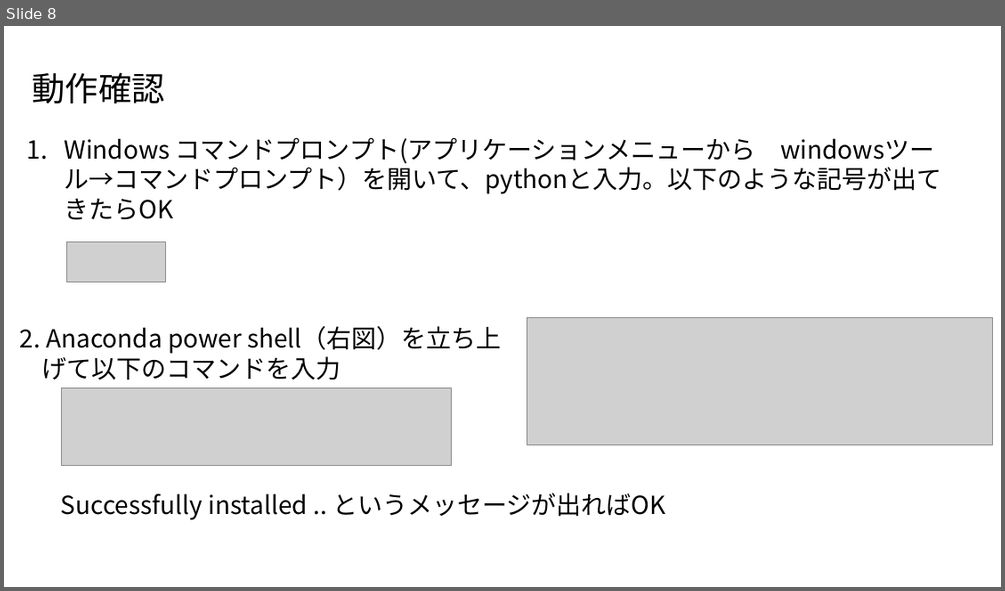
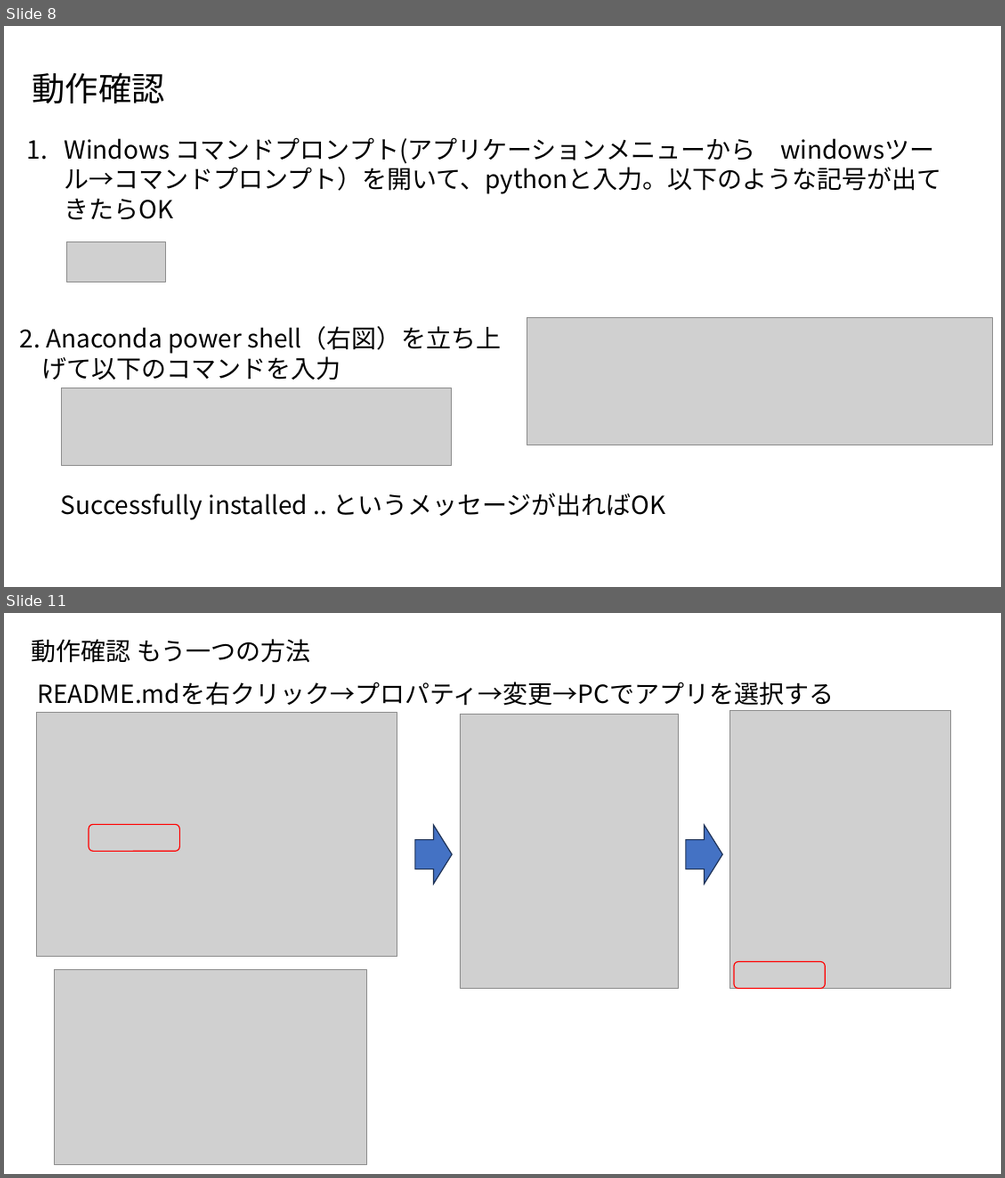
Before and after one commit to ueharaLab/NLP_1-introduction, a slide deck: anaconda.pptx. Shown one above the other, each under a label of ours: slide 8 before the commit, slides 8 and 11 after it; the slides between them are not shown. The pictures are 1005x591 and 1005x1178 pixels, drawn with LibreOffice and Linux fonts; fonts in the diff are those of the drawing; grey boxes stand for pictures. Boxes give left, top, right and bottom in pixels: in the first picture for what was removed or moved away, otherwise in the second. Text is boxed around its words. In the diff, an @@ line names an element or a change of style, - is before the commit and + after.

```diff
--- a/anaconda.pptx
+++ b/anaconda.pptx
@@ slide 11 added at (x1=4, y1=613, x2=1001, y2=1174), background #FFFFFF @@
@@ text added at (x1=32, y1=639, x2=310, y2=663), 24 pt, text #000000 @@
+動作確認 もう一つの方法
@@ text added at (x1=37, y1=682, x2=833, y2=706), 24 pt, text #000000 @@
+README.mdを右クリック→プロパティ→変更→PCでアプリを選択する
@@ picture added at (x1=36, y1=713, x2=397, y2=957) @@
@@ picture added at (x1=460, y1=714, x2=678, y2=989) @@
@@ picture added at (x1=730, y1=711, x2=951, y2=989) @@
@@ rounded rectangle added at (x1=89, y1=825, x2=179, y2=852), outline #FF0000 1 pt @@
@@ right arrow added at (x1=415, y1=825, x2=452, y2=884), fill #4472C4, outline #1E3256 1 pt @@
@@ right arrow added at (x1=686, y1=825, x2=722, y2=884), fill #4472C4, outline #1E3256 1 pt @@
@@ picture added at (x1=54, y1=970, x2=367, y2=1164) @@
@@ rounded rectangle added at (x1=734, y1=962, x2=825, y2=989), outline #FF0000 1 pt @@
```
Also in this commit, not shown: 1 slide changed, 1 other slide added, 1 other file.
